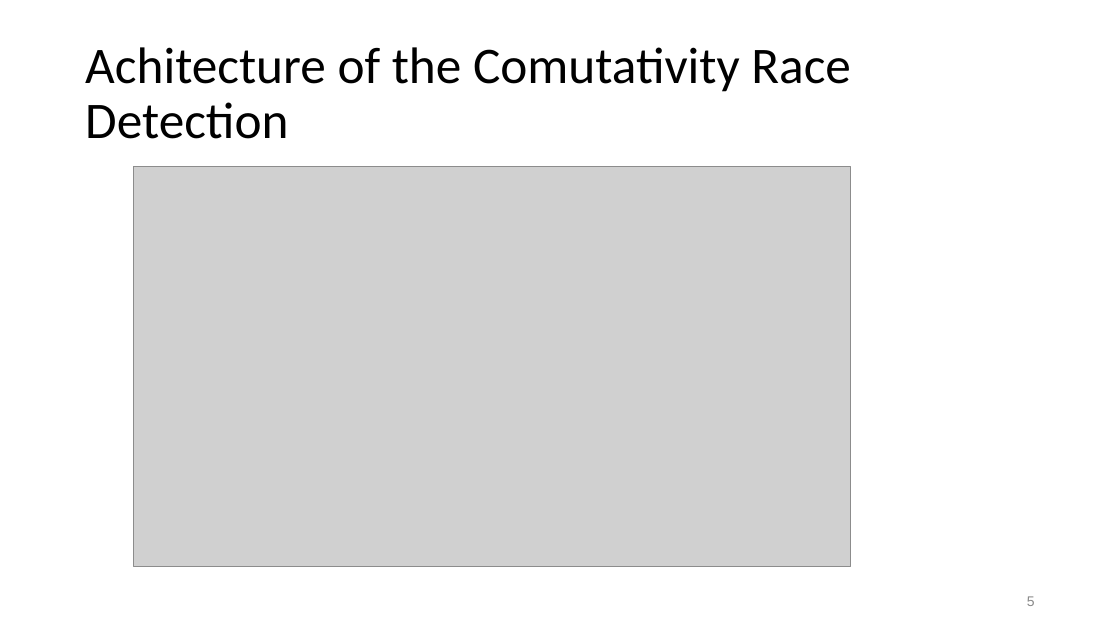
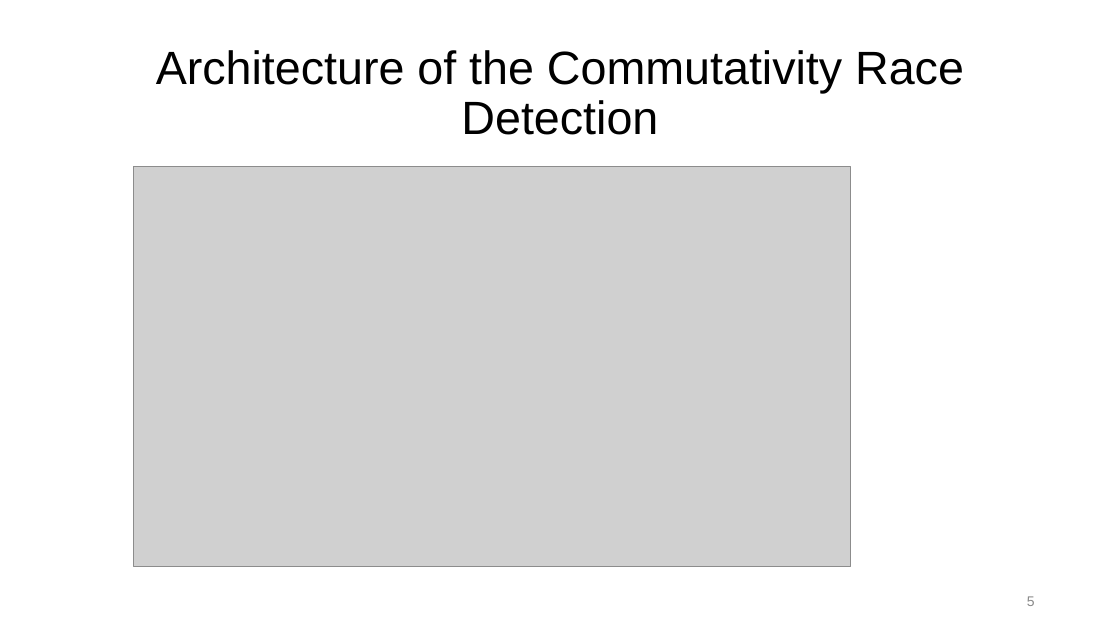
Before and after one commit to xiaohe27/Tasks, a slide deck: slide 5 of Slides/qual-presentation.ppt. Drawn at 1120x630 pixels with LibreOffice and Linux fonts; fonts in the diff are those of the drawing; grey boxes stand for pictures. Boxes give left, top, right and bottom in pixels: in the first picture for what was removed or moved away, otherwise in the second. Text is boxed around its words. In the diff, an @@ line names an element or a change of style, - is before the commit and + after.

```diff
--- a/Slides/qual-presentation.ppt
+++ b/Slides/qual-presentation.ppt
@@ title at (156, 50, 964, 135): text changed; size 44 to 40 pt; font Calibri to Arial @@
-Achitecture of the Comutativity Race Detection
+Architecture of the Commutativity Race Detection
```
Also in this commit, not shown: 14 other slides changed, 4 slides added, 3 slides removed, 2 other files.
